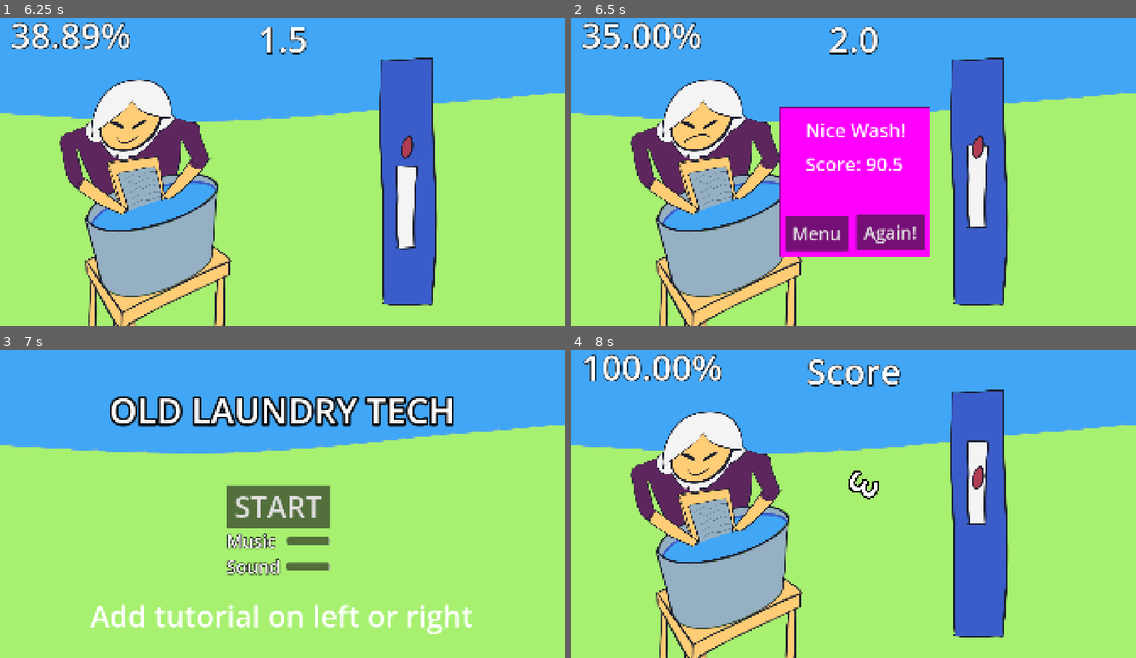
Above: before the commit, frames 1-4 (two rows, left to right).
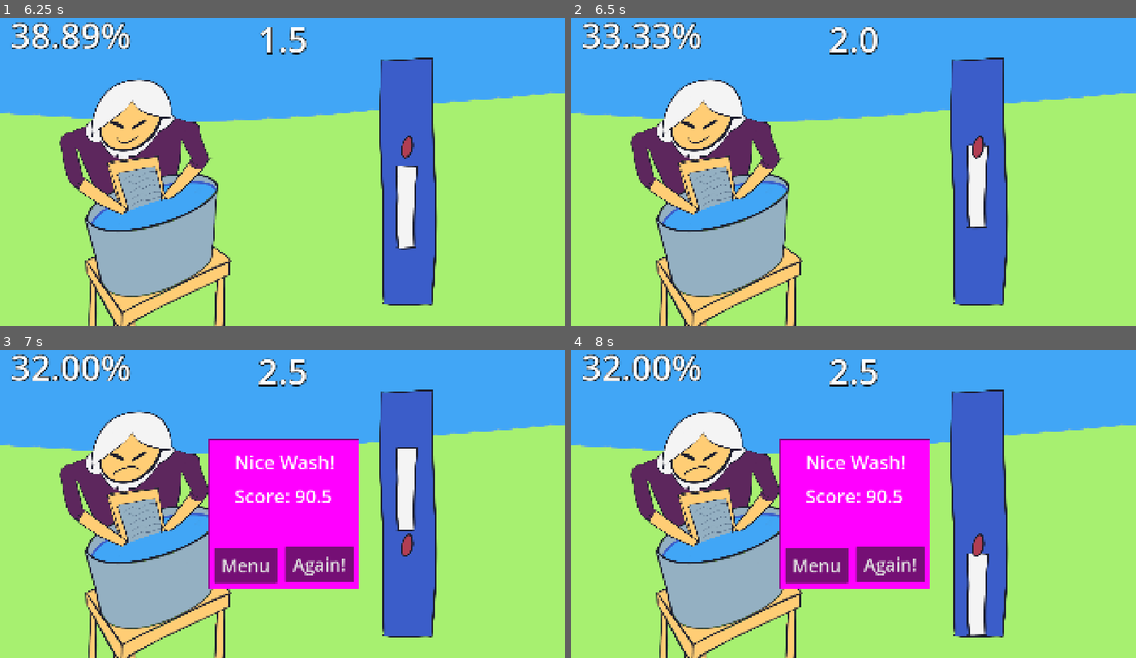
Above: after the commit, the same moments.

Repository: rafa-fiedo/ludum-dare-60-old-tech
Game: Godot game, scene res://scenes/main_menu.tscn
Two runs of this game, one before a commit and one after it. Both use one fixed random seed, a clock stepped at 60 frames per second and the inputs below. This scene is started directly instead of the project's main scene.
Inputs (mouse positions are in pixels of both pictures, inside the frame that each line leads up to):
- Up to frame 1 (6.25 s): click "START" at 0.5 s; tap Enter at 1.25 s; move the mouse to (310, 165) at 1.27 s; tap Space (pause) at 2 s; move the mouse to (169, 184) at 2.02 s; move the mouse to (293, 162) at 2.77 s; move the mouse to (276, 172) at 3.52 s; move the mouse to (322, 172) at 4.27 s; move the mouse to (237, 162) at 5.02 s; move the mouse to (288, 168) at 5.77 s
- Up to frame 2 (6.5 s): no input
- Up to frame 3 (7 s): click (242, 565) at 6.5 s, where only the run before the commit has a clickable "Menu"
- Up to frame 4 (8 s): click (847, 507) at 7.25 s, where only the run before the commit has a clickable "START"

Frame 1 is identical in both runs. In frame 2, 14% of the frame differs, in the area x 5-64%, y 1-78%; in frame 3, 42%, in the area x 2-84%, y 1-100%; in frame 4, 17%.

Commit message:
add music

Diff:
--- a/old-tech/scenes/main.gd
+++ b/old-tech/scenes/main.gd
@@ -8,7 +8,7 @@
 
 # 100 check and 0.1 check time -> 10sec
 var max_checks = 50
-var min_checks = 20
+var min_checks = 25
 var check_time = 0.1
 
 var score_happy: float = 0.8
@@ -62,6 +62,7 @@
 	$GameTime.stop()
 	$CheckTimer.stop()
 	$StartTimer/StartTimer.stop()
+	$Music.stop()
 
 func _on_check_timer_timeout() -> void:
 	var is_inside = $ActionBar.get_is_mouse_inside()
@@ -86,6 +87,7 @@
 
 func _on_start_timer_timeout() -> void:
 	start_main_timer()
+	$Music.play()
 	$Time.text = "0.0"
 	$Percent.text = ""
 
--- a/old-tech/scenes/main.tscn
+++ b/old-tech/scenes/main.tscn
@@ -5,6 +5,7 @@
 [ext_resource type="PackedScene" uid="uid://dd5i5aj81y26n" path="res://scenes/characters/lady.tscn" id="2_0wfyh"]
 [ext_resource type="PackedScene" uid="uid://b5u43vc5imnf6" path="res://scenes/action_bar.tscn" id="3_sugp2"]
 [ext_resource type="Script" uid="uid://tjh1ok02dp6u" path="res://scenes/pause.gd" id="5_tbgi4"]
+[ext_resource type="AudioStream" uid="uid://bu0xbwiu2rshd" path="res://assets/music/2026_10_ludum_dare_60_music-2.mp3" id="6_tefeu"]
 
 [sub_resource type="Animation" id="Animation_tbgi4"]
 resource_name = "PrepareStart"
@@ -233,6 +234,9 @@
 theme_override_font_sizes/font_size = 60
 text = "Menu"
 
+[node name="Music" type="AudioStreamPlayer" parent="." unique_id=143381130]
+stream = ExtResource("6_tefeu")
+
 [connection signal="timeout" from="GameTime" to="." method="_on_game_time_timeout"]
 [connection signal="timeout" from="CheckTimer" to="." method="_on_check_timer_timeout"]
 [connection signal="timeout" from="StartTimer/StartTimer" to="." method="_on_start_timer_timeout"]
--- a/old-tech/scenes/main_menu.tscn
+++ b/old-tech/scenes/main_menu.tscn
@@ -2,6 +2,7 @@
 
 [ext_resource type="Script" uid="uid://m0tocr7n4rm3" path="res://scenes/main_menu.gd" id="1_ekxnf"]
 [ext_resource type="Texture2D" uid="uid://d2216vsfb0b32" path="res://assets/drawings/background.png" id="1_l6cm7"]
+[ext_resource type="AudioStream" uid="uid://bu0xbwiu2rshd" path="res://assets/music/2026_10_ludum_dare_60_music-2.mp3" id="3_bqqt6"]
 
 [sub_resource type="LabelSettings" id="LabelSettings_oq14g"]
 font_size = 120
@@ -87,6 +88,11 @@
 text = "Add tutorial on left or right
 "
 
+[node name="AudioStreamPlayer" type="AudioStreamPlayer" parent="." unique_id=58340919]
+stream = ExtResource("3_bqqt6")
+autoplay = true
+bus = &"Music"
+
 [connection signal="pressed" from="Buttons/Start" to="." method="_on_start_pressed"]
 [connection signal="value_changed" from="Buttons/HBoxContainer/BoxContainer/MusicScroll" to="." method="_on_music_scroll_value_changed"]
 [connection signal="value_changed" from="Buttons/HBoxContainer2/BoxContainer/SoundScroll" to="." method="_on_sound_scroll_value_changed"]
Not shown, added: old-tech/assets/music/2026_10_ludum_dare_60_music-2.mp3.import
Not shown, added: old-tech/assets/music/2026_10_ludum_dare_60_music-2.mp3
